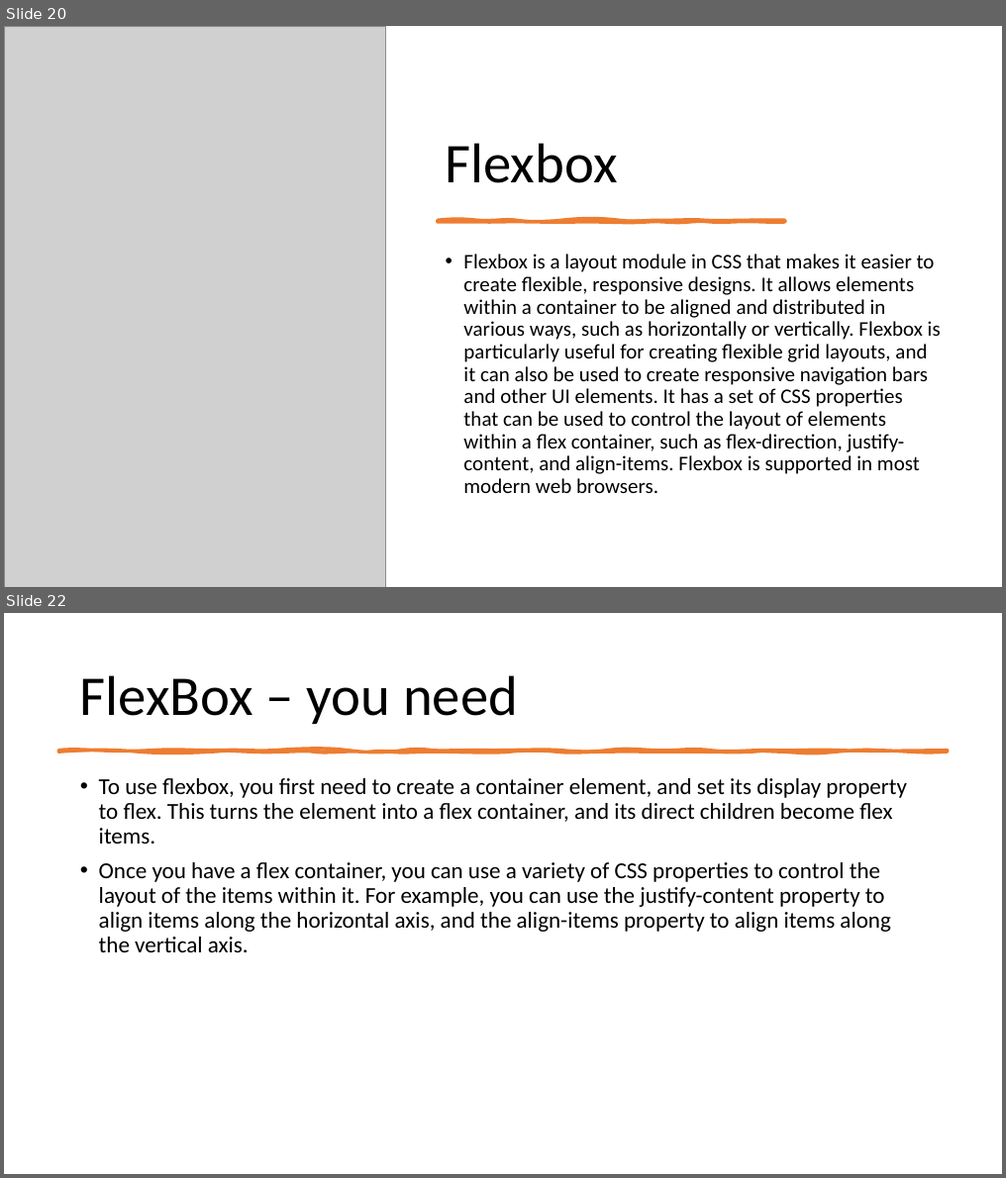
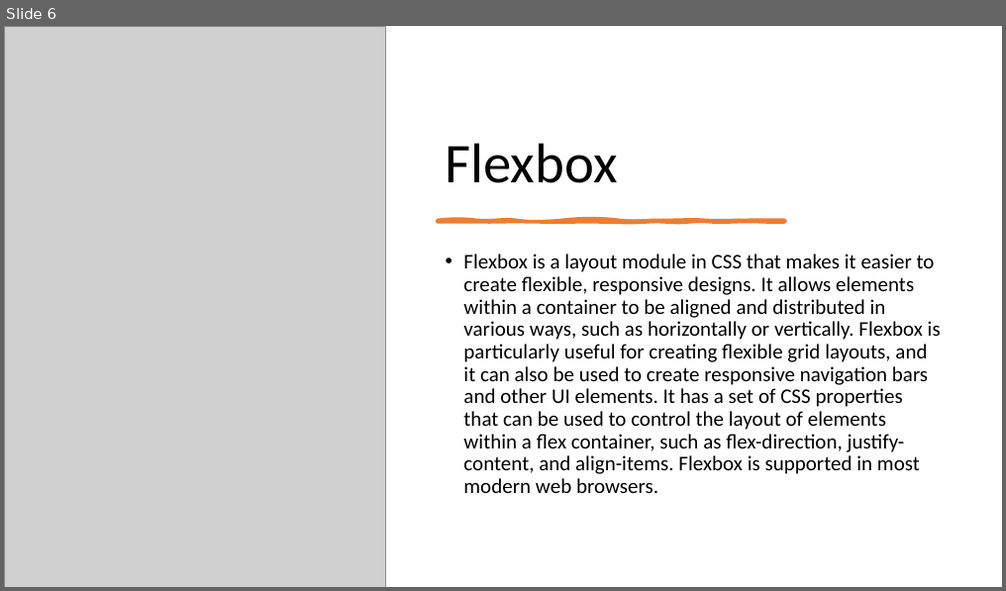
Before and after one commit to 1shaked/full-stack, a slide deck: 5ass/main5.pptx. Shown one above the other, each under a label of ours: slides 20 and 22 before the commit, slide 6 after it; the slides between them are not shown. The pictures are 1006x1178 and 1006x591 pixels, drawn with LibreOffice and Linux fonts; fonts in the diff are those of the drawing; grey boxes stand for pictures. Boxes give left, top, right and bottom in pixels: in the first picture for what was removed or moved away, otherwise in the second. Text is boxed around its words. In the diff, an @@ line names an element or a change of style, - is before the commit and + after.

```diff
--- a/5ass/main5.pptx
+++ b/5ass/main5.pptx
@@ slide 22 removed at (4,613,1002,1174), background #FFFFFF @@
@@ title removed at (80,675,518,724) @@
-FlexBox – you need
@@ freeform shape removed at (58,750,947,752) @@
@@ text removed at (99,778,907,953) @@
-• To use flexbox, you first need to create a container element, and set its display property to flex. This turns the element into a flex container, and its direct children become flex items.
-• Once you have a flex container, you can use a variety of CSS properties to control the layout of the items within it. For example, you can use the justify-content property to align items along the horizontal axis, and the align-items property to align items along the vertical axis.
@@ what was slide 20 is now slide 6 @@
```
Also in this commit, not shown: 1 slide changed, 19 slides added, 34 other slides removed, 27 other files.
